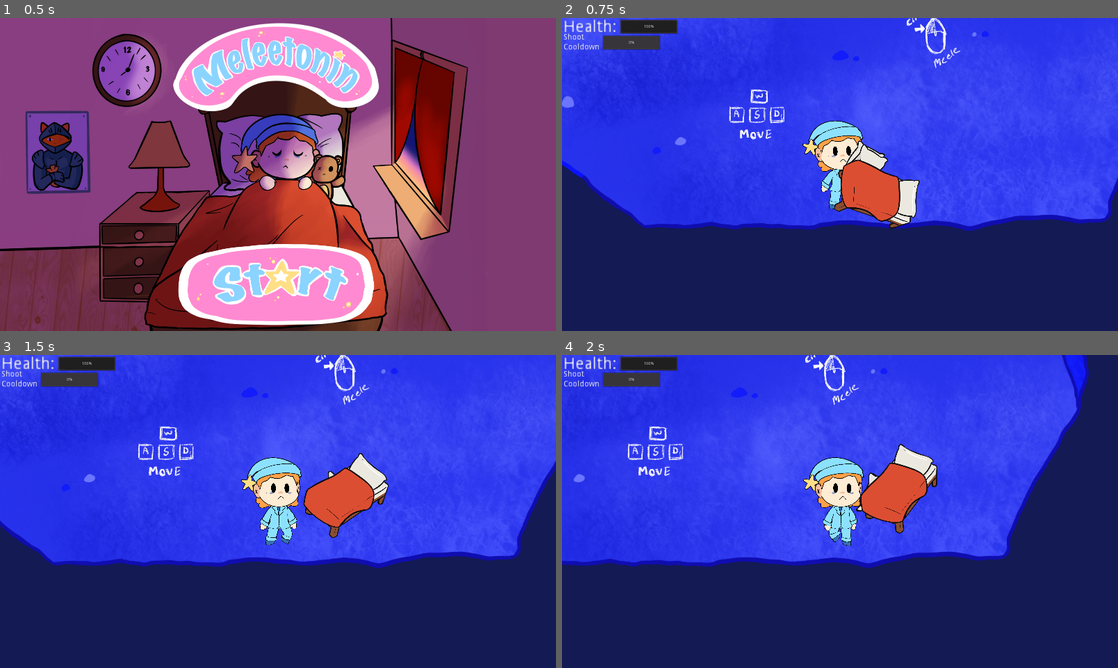
Above: before the commit, frames 1-4 (two rows, left to right).
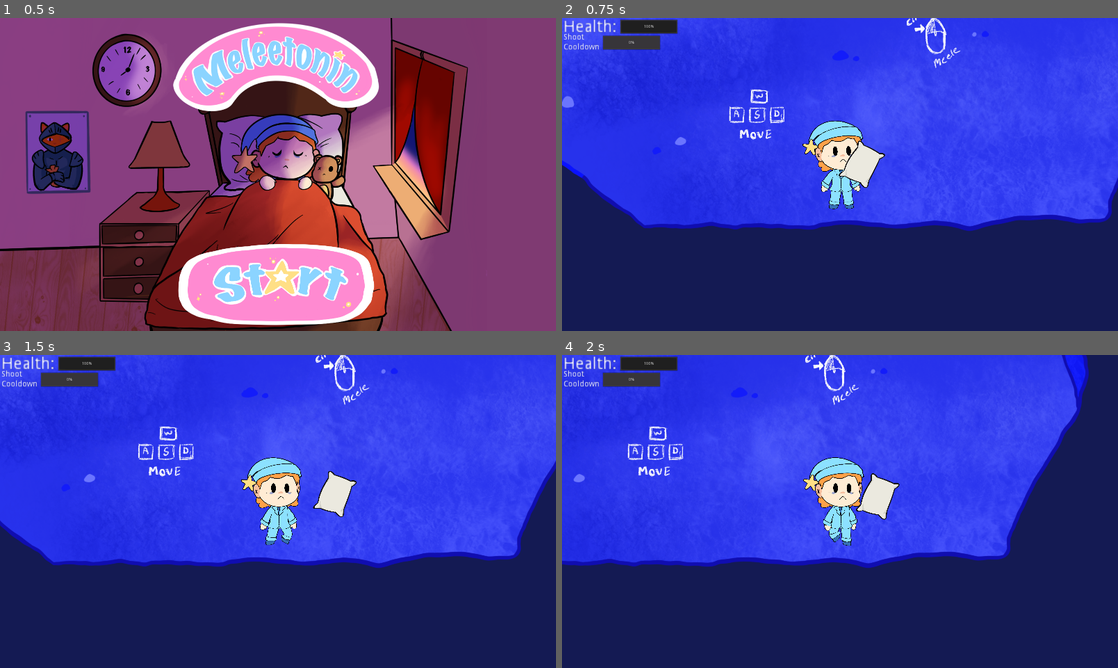
Above: after the commit, the same moments.

Repository: GayFreaks/FiveNightSleep
Game: Godot game, scene res://Main.tscn
The game is run twice, just before and just after one commit, with the same random seed, the same clock (stepped at 60 frames per second) and the same inputs.
Inputs (mouse positions are in pixels of both pictures, inside the frame that each line leads up to):
- Up to frame 1 (0.5 s): no input
- Up to frame 2 (0.75 s): click (840, 284) at 0.5 s
- Up to frame 3 (1.5 s): tap Enter at 1.25 s; move the mouse to (400, 495) at 1.27 s; hold D (Move_Right) from 1.28 s (still down); click (400, 495) at 1.42 s
- Up to frame 4 (2 s): keep holding D (Move_Right)

Frame 1 is identical in both runs. In frame 2, 2.2% of the frame differs, in the area x 49-65%, y 40-68%; in frame 3, 2.2%; in frame 4, 2.2%.

Commit message:
FIx player anims

Diff:
--- a/Player.tscn
+++ b/Player.tscn
@@ -20,7 +20,7 @@
 
 [sub_resource type="Animation" id=3]
 resource_name = "Attack"
-length = 0.3
+length = 0.2
 step = 0.05
 tracks/0/type = "value"
 tracks/0/path = NodePath(".:monitoring")
@@ -41,13 +41,68 @@
 tracks/1/imported = false
 tracks/1/enabled = true
 tracks/1/keys = {
+"times": PoolRealArray( 0, 0.1, 0.2 ),
+"transitions": PoolRealArray( 1, 1, 1 ),
+"update": 0,
+"values": [ Vector2( 0, 0 ), Vector2( 100, 0 ), Vector2( 0, 0 ) ]
+}
+
+[sub_resource type="Animation" id=4]
+length = 0.001
+tracks/0/type = "value"
+tracks/0/path = NodePath(".:monitoring")
+tracks/0/interp = 1
+tracks/0/loop_wrap = true
+tracks/0/imported = false
+tracks/0/enabled = true
+tracks/0/keys = {
+"times": PoolRealArray( 0 ),
+"transitions": PoolRealArray( 1 ),
+"update": 1,
+"values": [ false ]
+}
+tracks/1/type = "value"
+tracks/1/path = NodePath(".:position")
+tracks/1/interp = 1
+tracks/1/loop_wrap = true
+tracks/1/imported = false
+tracks/1/enabled = true
+tracks/1/keys = {
+"times": PoolRealArray( 0 ),
+"transitions": PoolRealArray( 1 ),
+"update": 0,
+"values": [ Vector2( 0, 0 ) ]
+}
+
+[sub_resource type="Animation" id=5]
+resource_name = "Attack"
+length = 0.3
+tracks/0/type = "value"
+tracks/0/path = NodePath(".:monitoring")
+tracks/0/interp = 1
+tracks/0/loop_wrap = true
+tracks/0/imported = false
+tracks/0/enabled = true
+tracks/0/keys = {
+"times": PoolRealArray( 0, 0.3 ),
+"transitions": PoolRealArray( 1, 1 ),
+"update": 1,
+"values": [ true, false ]
+}
+tracks/1/type = "value"
+tracks/1/path = NodePath(".:position")
+tracks/1/interp = 1
+tracks/1/loop_wrap = true
+tracks/1/imported = false
+tracks/1/enabled = true
+tracks/1/keys = {
 "times": PoolRealArray( 0, 0.1, 0.2, 0.3 ),
 "transitions": PoolRealArray( 1, 1, 1, 1 ),
 "update": 0,
-"values": [ Vector2( 0, 0 ), Vector2( 100, 0 ), Vector2( 0, 0 ), Vector2( 0, 0 ) ]
+"values": [ Vector2( 0, 0 ), Vector2( 69, -20 ), Vector2( 43, -23 ), Vector2( 0, 0 ) ]
 }
 tracks/2/type = "value"
-tracks/2/path = NodePath("../HardPillow:position")
+tracks/2/path = NodePath(".:rotation_degrees")
 tracks/2/interp = 1
 tracks/2/loop_wrap = true
 tracks/2/imported = false
@@ -56,46 +111,10 @@
 "times": PoolRealArray( 0, 0.1, 0.2, 0.3 ),
 "transitions": PoolRealArray( 1, 1, 1, 1 ),
 "update": 0,
-"values": [ Vector2( 0, 0 ), Vector2( 69, -20 ), Vector2( 43, -23 ), Vector2( 0, 0 ) ]
-}
-tracks/3/type = "value"
-tracks/3/path = NodePath("../HardPillow:rotation_degrees")
-tracks/3/interp = 1
-tracks/3/loop_wrap = true
-tracks/3/imported = false
-tracks/3/enabled = true
-tracks/3/keys = {
-"times": PoolRealArray( 0, 0.1, 0.2, 0.3 ),
-"transitions": PoolRealArray( 1, 1, 1, 1 ),
-"update": 0,
-"values": [ 12.2394, 38.792, 99.4248, 0.0 ]
-}
-tracks/4/type = "value"
-tracks/4/path = NodePath("../Bed:position")
-tracks/4/interp = 1
-tracks/4/loop_wrap = true
-tracks/4/imported = false
-tracks/4/enabled = true
-tracks/4/keys = {
-"times": PoolRealArray( 0, 0.2, 0.25, 0.250319 ),
-"transitions": PoolRealArray( 1, 1, 1, 1 ),
-"update": 0,
-"values": [ Vector2( 49, 17 ), Vector2( 31, 18 ), Vector2( 0, 0 ), Vector2( 37, 32 ) ]
-}
-tracks/5/type = "value"
-tracks/5/path = NodePath("../Bed:rotation_degrees")
-tracks/5/interp = 1
-tracks/5/loop_wrap = true
-tracks/5/imported = false
-tracks/5/enabled = true
-tracks/5/keys = {
-"times": PoolRealArray( 0, 0.2, 0.25, 0.250319, 0.3 ),
-"transitions": PoolRealArray( 1, 1, 1, 1, 1 ),
-"update": 0,
-"values": [ 0.0, 69.0565, 0.0, 0.0, 4.83896 ]
-}
-
-[sub_resource type="Animation" id=4]
+"values": [ 12.2394, 38.8, 99.4, 0.0 ]
+}
+
+[sub_resource type="Animation" id=6]
 length = 0.001
 tracks/0/type = "value"
 tracks/0/path = NodePath(".:monitoring")
@@ -122,7 +141,7 @@
 "values": [ Vector2( 0, 0 ) ]
 }
 tracks/2/type = "value"
-tracks/2/path = NodePath("../HardPillow:position")
+tracks/2/path = NodePath(".:rotation_degrees")
 tracks/2/interp = 1
 tracks/2/loop_wrap = true
 tracks/2/imported = false
@@ -131,110 +150,20 @@
 "times": PoolRealArray( 0 ),
 "transitions": PoolRealArray( 1 ),
 "update": 0,
-"values": [ Vector2( 0, 0 ) ]
-}
-tracks/3/type = "value"
-tracks/3/path = NodePath("../HardPillow:rotation_degrees")
-tracks/3/interp = 1
-tracks/3/loop_wrap = true
-tracks/3/imported = false
-tracks/3/enabled = true
-tracks/3/keys = {
-"times": PoolRealArray( 0 ),
-"transitions": PoolRealArray( 1 ),
-"update": 0,
 "values": [ 12.2394 ]
-}
-tracks/4/type = "value"
-tracks/4/path = NodePath("../Bed:position")
-tracks/4/interp = 1
-tracks/4/loop_wrap = true
-tracks/4/imported = false
-tracks/4/enabled = true
-tracks/4/keys = {
-"times": PoolRealArray( 0 ),
-"transitions": PoolRealArray( 1 ),
-"update": 0,
-"values": [ Vector2( 31, 18 ) ]
-}
-tracks/5/type = "value"
-tracks/5/path = NodePath("../Bed:rotation_degrees")
-tracks/5/interp = 1
-tracks/5/loop_wrap = true
-tracks/5/imported = false
-tracks/5/enabled = true
-tracks/5/keys = {
-"times": PoolRealArray( 0 ),
-"transitions": PoolRealArray( 1 ),
-"update": 0,
-"values": [ 69.0565 ]
-}
-
-[sub_resource type="Animation" id=5]
-resource_name = "Attack"
-length = 0.2
-tracks/0/type = "value"
-tracks/0/path = NodePath(".:monitoring")
-tracks/0/interp = 1
-tracks/0/loop_wrap = true
-tracks/0/imported = false
-tracks/0/enabled = true
-tracks/0/keys = {
-"times": PoolRealArray( 0, 0.2 ),
-"transitions": PoolRealArray( 1, 1 ),
-"update": 1,
-"values": [ true, false ]
-}
-tracks/1/type = "value"
-tracks/1/path = NodePath(".:position")
-tracks/1/interp = 1
-tracks/1/loop_wrap = true
-tracks/1/imported = false
-tracks/1/enabled = true
-tracks/1/keys = {
-"times": PoolRealArray( 0, 0.1, 0.2 ),
-"transitions": PoolRealArray( 1, 1, 1 ),
-"update": 0,
-"values": [ Vector2( 0, 0 ), Vector2( 10, 0 ), Vector2( 0, 0 ) ]
-}
-
-[sub_resource type="Animation" id=6]
-length = 0.001
-tracks/0/type = "value"
-tracks/0/path = NodePath(".:monitoring")
-tracks/0/interp = 1
-tracks/0/loop_wrap = true
-tracks/0/imported = false
-tracks/0/enabled = true
-tracks/0/keys = {
-"times": PoolRealArray( 0 ),
-"transitions": PoolRealArray( 1 ),
-"update": 1,
-"values": [ false ]
-}
-tracks/1/type = "value"
-tracks/1/path = NodePath(".:position")
-tracks/1/interp = 1
-tracks/1/loop_wrap = true
-tracks/1/imported = false
-tracks/1/enabled = true
-tracks/1/keys = {
-"times": PoolRealArray( 0 ),
-"transitions": PoolRealArray( 1 ),
-"update": 0,
-"values": [ Vector2( 0, 0 ) ]
 }
 
 [sub_resource type="Animation" id=7]
 resource_name = "Attack"
-tracks/0/type = "value"
-tracks/0/path = NodePath(".:monitoring")
-tracks/0/interp = 1
-tracks/0/loop_wrap = true
-tracks/0/imported = false
-tracks/0/enabled = true
-tracks/0/keys = {
-"times": PoolRealArray( 0, 1 ),
+length = 0.3
+tracks/0/type = "value"
+tracks/0/path = NodePath(".:monitoring")
+tracks/0/interp = 1
+tracks/0/loop_wrap = true
+tracks/0/imported = false
+tracks/0/enabled = true
+tracks/0/keys = {
+"times": PoolRealArray( 0, 0.3 ),
 "transitions": PoolRealArray( 1, 1 ),
 "update": 1,
 "values": [ true, false ]
@@ -246,10 +175,22 @@
 tracks/1/imported = false
 tracks/1/enabled = true
 tracks/1/keys = {
-"times": PoolRealArray( 0, 0.5, 1 ),
+"times": PoolRealArray( 0, 0.2, 0.3 ),
 "transitions": PoolRealArray( 1, 1, 1 ),
 "update": 0,
-"values": [ Vector2( 0, 0 ), Vector2( 10, 0 ), Vector2( 0, 0 ) ]
+"values": [ Vector2( 49, 17 ), Vector2( 31, 18 ), Vector2( 49, 17 ) ]
+}
+tracks/2/type = "value"
+tracks/2/path = NodePath(".:rotation_degrees")
+tracks/2/interp = 1
+tracks/2/loop_wrap = true
+tracks/2/imported = false
+tracks/2/enabled = true
+tracks/2/keys = {
+"times": PoolRealArray( 0, 0.2, 0.3 ),
+"transitions": PoolRealArray( 1, 1, 1 ),
+"update": 0,
+"values": [ 0.0, 69.1, 0.0 ]
 }
 
 [sub_resource type="Animation" id=8]
@@ -277,6 +218,18 @@
 "transitions": PoolRealArray( 1 ),
 "update": 0,
 "values": [ Vector2( 0, 0 ) ]
+}
+tracks/2/type = "value"
+tracks/2/path = NodePath(".:rotation_degrees")
+tracks/2/interp = 1
+tracks/2/loop_wrap = true
+tracks/2/imported = false
+tracks/2/enabled = true
+tracks/2/keys = {
+"times": PoolRealArray( 0 ),
+"transitions": PoolRealArray( 1 ),
+"update": 0,
+"values": [ 0.0 ]
 }
 
 [node name="Player" type="KinematicBody2D" groups=["Player"]]
@@ -304,6 +257,7 @@
 [node name="Direction" type="Node2D" parent="."]
 
 [node name="Pillow" type="Area2D" parent="Direction"]
+visible = false
 monitoring = false
 monitorable = false
 script = ExtResource( 6 )
@@ -324,6 +278,7 @@
 anims/RESET = SubResource( 4 )
 
 [node name="HardPillow" type="Area2D" parent="Direction"]
+visible = false
 rotation = 0.213618
 monitoring = false
 monitorable = false
@@ -347,7 +302,7 @@
 anims/RESET = SubResource( 6 )
 
 [node name="Bed" type="Area2D" parent="Direction"]
-rotation = 1.20526
+visible = false
 monitoring = false
 monitorable = false
 script = ExtResource( 6 )
